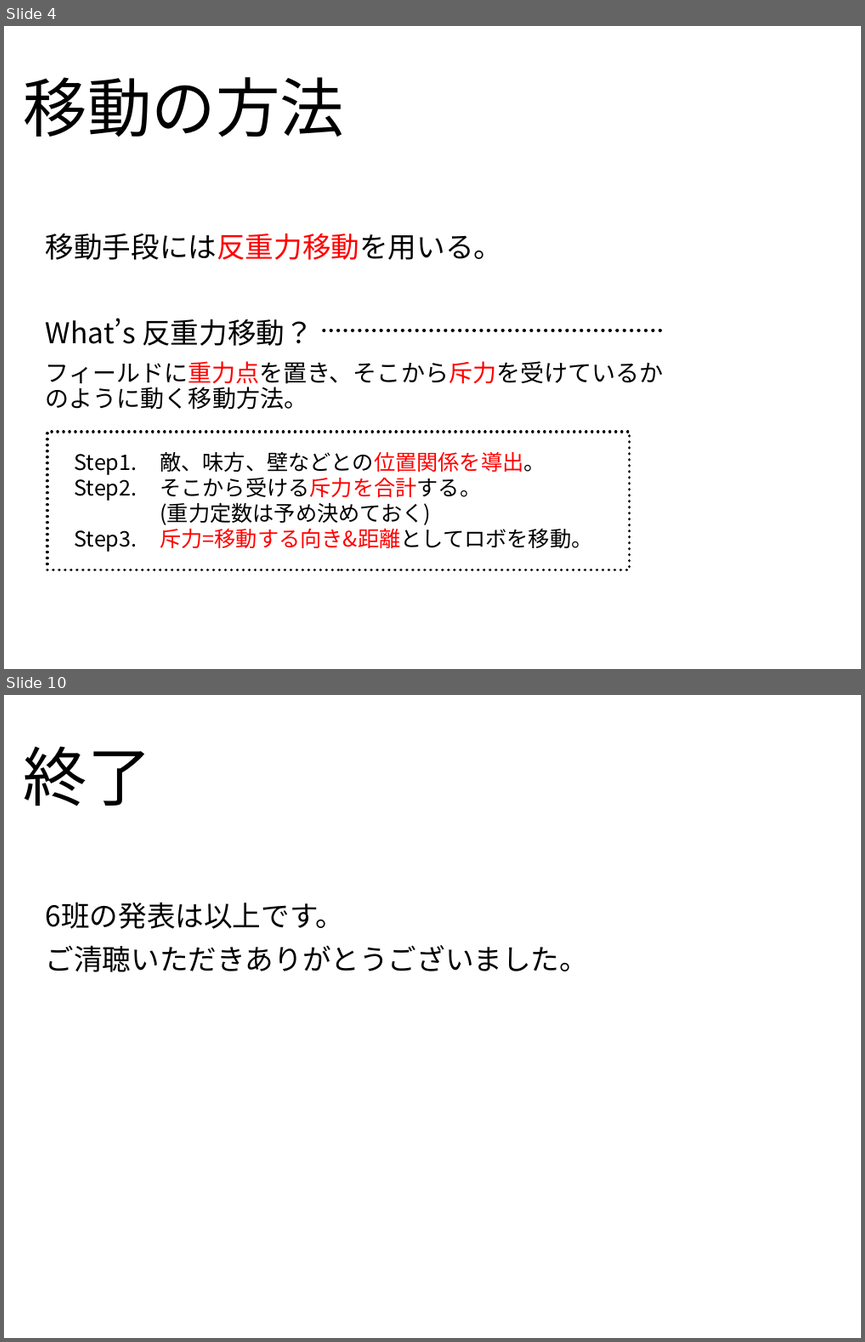
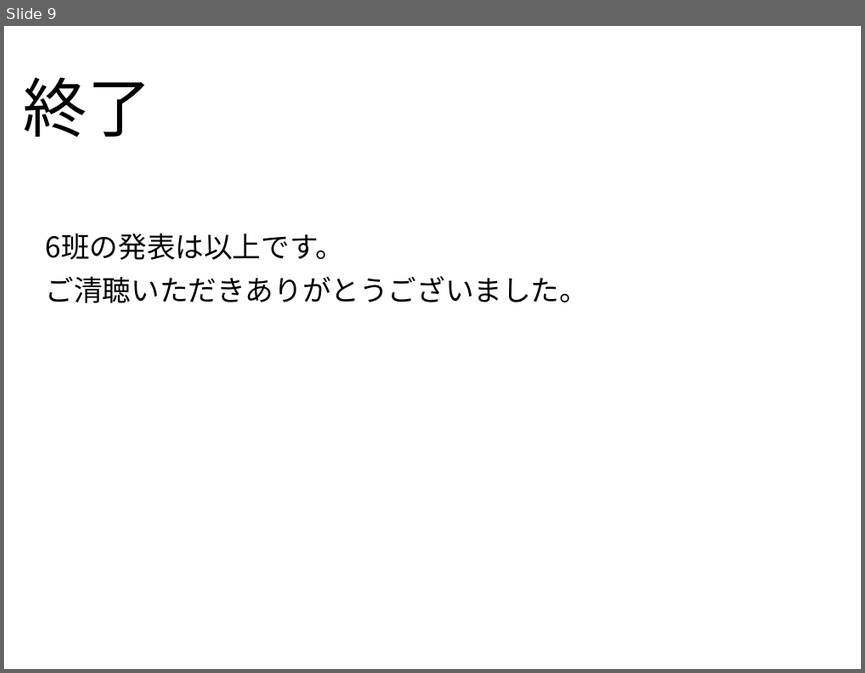
Before and after one commit to PBLB2015group06/TankSim, a slide deck: 期末スライド.pptx. Shown one above the other, each under a label of ours: slides 4 and 10 before the commit, slide 9 after it; the slides between them are not shown. The pictures are 865x1342 and 865x673 pixels, drawn with LibreOffice and Linux fonts; fonts in the diff are those of the drawing; background and template pictures are left out. Boxes give left, top, right and bottom in pixels: in the first picture for what was removed or moved away, otherwise in the second. Text is boxed around its words. In the diff, an @@ line names an element or a change of style, - is before the commit and + after.

```diff
--- a/期末スライド.pptx
+++ b/期末スライド.pptx
@@ slide 4 removed at (4, 26, 861, 669), background picture (left out) @@
@@ title removed at (24, 77, 345, 137) @@
-移動の方法
@@ subtitle removed at (46, 233, 664, 409) @@
-移動手段には反重力移動を用いる。
-What’s 反重力移動？
-フィールドに重力点を置き、そこから斥力を受けているかのように動く移動方法。
@@ line removed from (324, 330) to (664, 330) @@
@@ rectangle removed at (46, 431, 629, 569) @@
-Step1. 敵、味方、壁などとの位置関係を導出。
-Step2. そこから受ける斥力を合計する。
-(重力定数は予め決めておく)
-Step3. 斥力=移動する向き&距離としてロボを移動。
@@ what was slide 10 is now slide 9 @@
```
Also in this commit, not shown: 6 slides changed, 2 slides added, 2 other slides removed.
